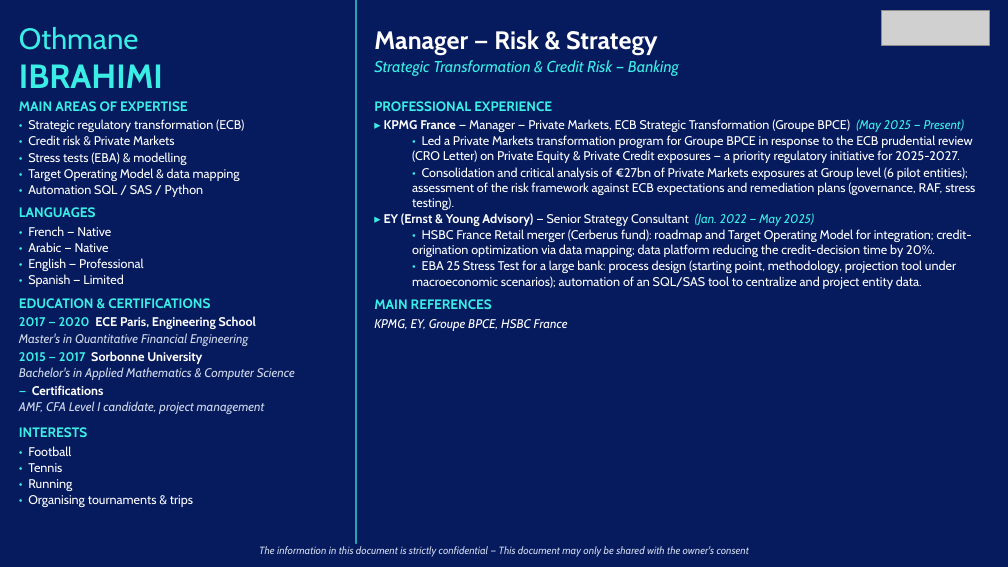
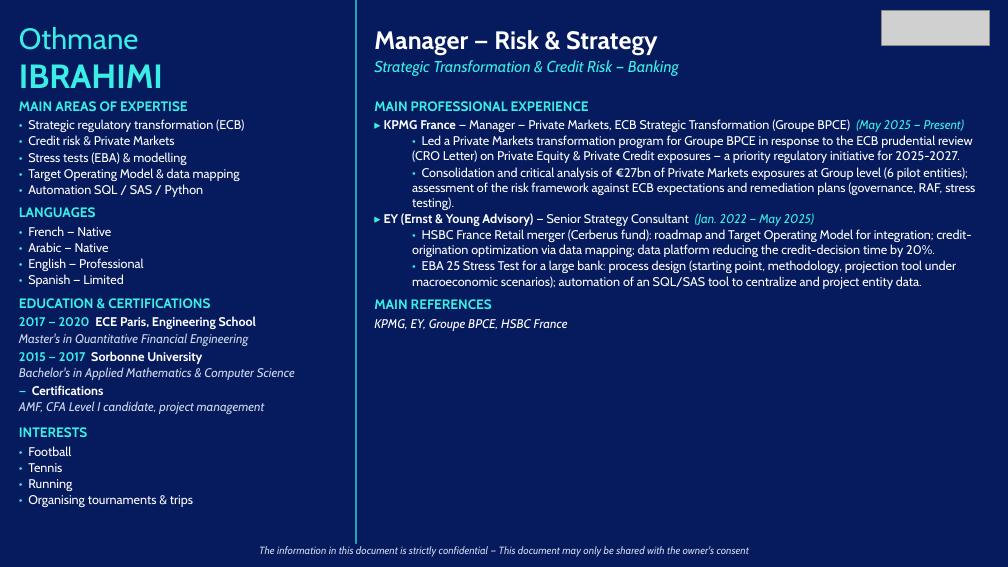
Before and after one commit to insidebankingfrance-rgb/G-n-rateur-de-CV, a slide deck: slide 6 of outputs/lot3.pptx. Drawn at 1008x567 pixels with LibreOffice and Linux fonts; fonts in the diff are those of the drawing; grey boxes stand for pictures. Boxes give left, top, right and bottom in pixels: in the first picture for what was removed or moved away, otherwise in the second. Text is boxed around its words. In the diff, an @@ line names an element or a change of style, - is before the commit and + after.

```diff
--- a/outputs/lot3.pptx
+++ b/outputs/lot3.pptx
@@ text at [374,101,589,111]: text changed @@
-PROFESSIONAL EXPERIENCE
+MAIN PROFESSIONAL EXPERIENCE
```
Also in this commit, not shown: 7 other slides changed, 33 other files.
